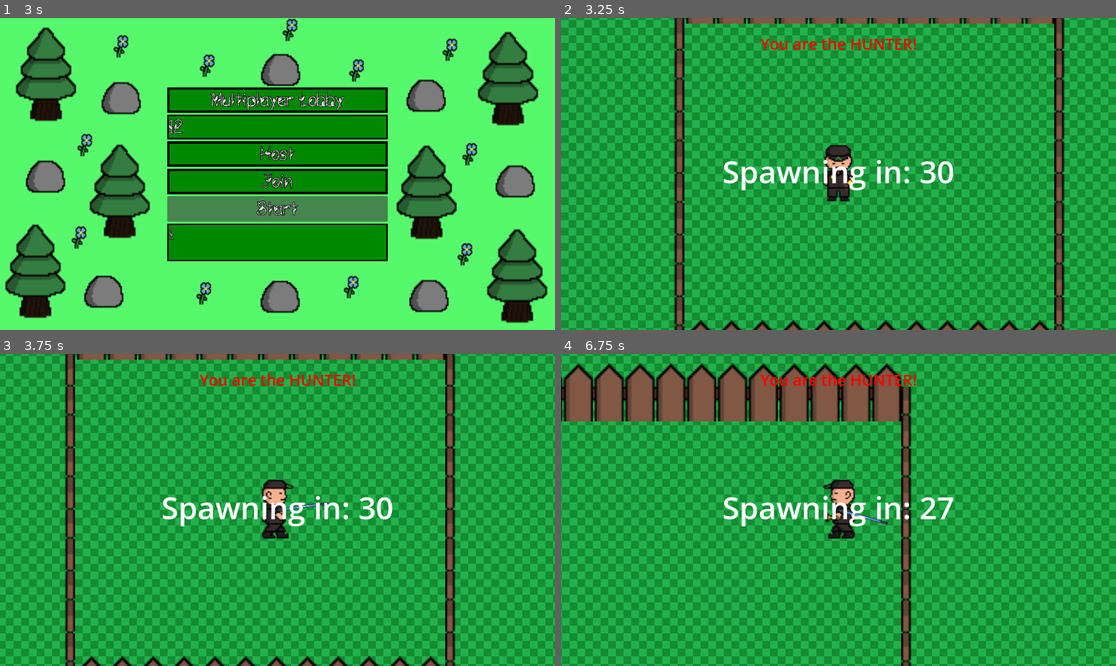
Above: before the commit, frames 1-4 (two rows, left to right).
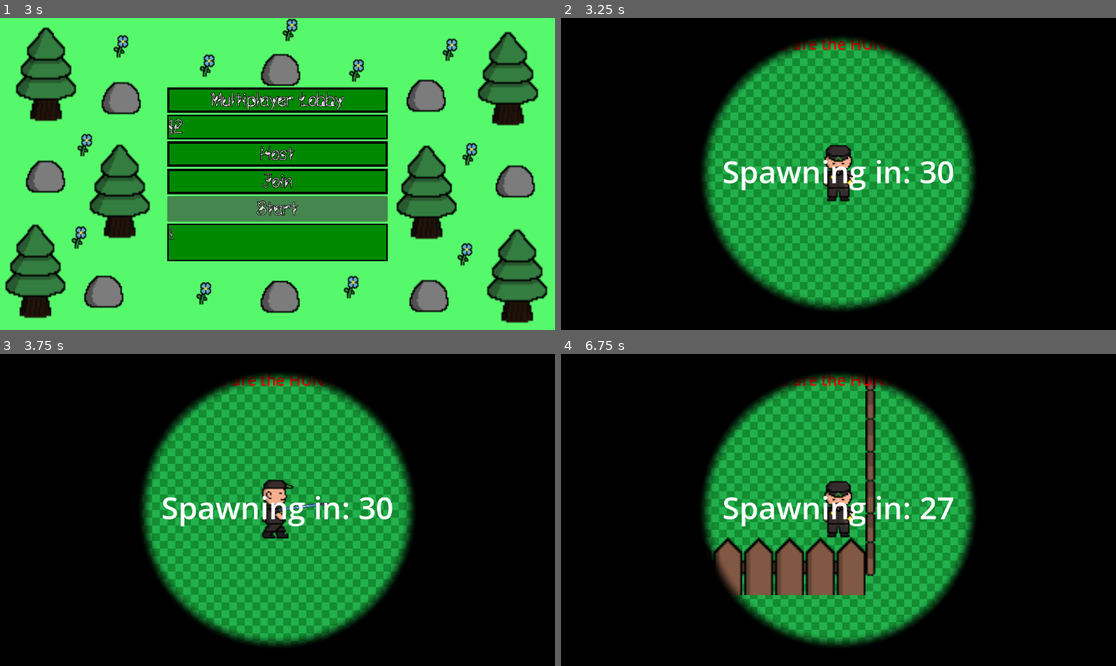
Above: after the commit, the same moments.

Repository: Ryu-Ong/prop
Game: Godot game, scene res://asset/Main_menu.tscn
The game is run twice, just before and just after one commit, with the same random seed, the same clock (stepped at 60 frames per second) and the same inputs. The engine's default icon, where the game draws it, is replaced by a stand-in: a white triangle on a blue panel in a dark square.
Inputs (mouse positions are in pixels of both pictures, inside the frame that each line leads up to):
- Up to frame 1 (3 s): click "Start game" at 0.5 s; click (277, 127) at 1.27 s; type "12" at 1.35 s; click "Host" at 2 s; click "Start" at 2.75 s
- Up to frame 2 (3.25 s): no input
- Up to frame 3 (3.75 s): move the mouse to (399, 494) at 3.52 s; press the mouse at (399, 494) at 3.53 s; hold Right (hunter_right) from 3.53 s (still down)
- Up to frame 4 (6.75 s): move the mouse to (727, 525) at 4.27 s; release Right (hunter_right) at 4.28 s; release the mouse at (727, 525) at 4.28 s; hold Down (hunter_down) 4.28-5.03 s; click (727, 525) at 4.35 s; move the mouse to (894, 441) at 5.02 s; press the mouse at (894, 441) at 5.03 s; hold Right (hunter_right) 5.03-5.78 s; move the mouse to (810, 572) at 5.77 s; release the mouse at (810, 572) at 5.78 s; hold Up (hunter_up) 5.78-6.53 s; click (810, 572) at 5.85 s; move the mouse to (1005, 556) at 6.52 s; press the mouse at (1005, 556) at 6.53 s; hold Left (hunter_left) from 6.53 s (still down)

Frame 1 is identical in both runs. In frame 2, 69% of the frame differs, in the area x 0-100%, y 0-100%; in frame 3, 69%; in frame 4, 87%.

Commit message:
hunter stuff

Diff:
--- a/Hider.gd
+++ b/Hider.gd
@@ -21,12 +21,11 @@
 	position = pos
 
 func _on_area_2d_area_entered(area: Area2D) -> void:
-	# only the hider's own machine decides if they got hit
 	if not is_multiplayer_authority():
 		return
 	if area.name == "Baton":
 		die.rpc()
 
-@rpc("authority", "call_local", "reliable")
+@rpc("any_peer", "call_local", "reliable")
 func die():
-	get_tree().change_scene_to_file("res://hunters_win.tscn")
+	Global.report_death(int(str(name)))
--- a/TestTree.gd
+++ b/TestTree.gd
@@ -1,18 +1,4 @@
 extends StaticBody2D
 
-
-# Called when the node enters the scene tree for the first time.
 func _ready() -> void:
-	pass # Replace with function body.
-
-
-# Called every frame. 'delta' is the elapsed time since the previous frame.
-func _process(delta: float) -> void:
-	pass
-
-
-func _on_area_2d_area_entered(area: Area2D) -> void:
-	if area.name == "Baton":
-		queue_free()
-
-	pass # Replace with function body.
+	add_to_group("props")
--- a/attack.gd
+++ b/attack.gd
@@ -4,6 +4,7 @@
 @onready var hitbox = $Baton/CollisionShape2D
 
 var canHit = true
+var is_stunned = false
 
 func _ready() -> void:
 	baton.visible = false
@@ -11,11 +12,16 @@
 	hitbox.disabled = true
 
 func _physics_process(delta: float) -> void:
-	# only the hunter who owns this controls the attack
 	if not is_multiplayer_authority():
 		return
+	if get_parent().local_only:
+		return
+	if is_stunned:
+		return
 	look_at(get_global_mouse_position())
-	broadcast_rotation.rpc(rotation)
+	for peer_id in Global.in_game_peers:
+		if peer_id != multiplayer.get_unique_id():
+			broadcast_rotation.rpc_id(peer_id, rotation)
 	if Input.is_action_pressed("Baton"):
 		fire.rpc()
 
@@ -25,13 +31,44 @@
 
 @rpc("authority", "call_local", "reliable")
 func fire():
-	if canHit:
-		canHit = false
-		hitbox.disabled = false
-		baton.visible = true
-		baton.monitoring = true
-		await get_tree().create_timer(0.5).timeout
-		baton.visible = false
-		baton.monitoring = false
-		hitbox.disabled = true
-		canHit = true
+	if not canHit:
+		return
+	canHit = false
+	hitbox.disabled = false
+	baton.visible = true
+	baton.monitoring = true
+	var tree = get_tree()
+	await tree.physics_frame
+	await tree.physics_frame
+	if not is_inside_tree():
+		return
+	if is_multiplayer_authority():
+		var hit_hider = false
+		for area in baton.get_overlapping_areas():
+			var owner_node = area.get_parent()
+			if owner_node and owner_node.has_method("die"):
+				owner_node.die.rpc()
+				hit_hider = true
+		if not hit_hider:
+			for body in baton.get_overlapping_bodies():
+				if body is StaticBody2D or body is TileMapLayer:
+					stun.rpc()
+					break
+	await tree.create_timer(0.5).timeout
+	if not is_inside_tree():
+		return
+	baton.visible = false
+	baton.monitoring = false
+	hitbox.disabled = true
+	canHit = true
+
+@rpc("authority", "call_local", "reliable")
+func stun():
+	is_stunned = true
+	get_parent().set_stunned(true)
+	var tree = get_tree()
+	await tree.create_timer(3.0).timeout
+	if not is_inside_tree():
+		return
+	is_stunned = false
+	get_parent().set_stunned(false)
--- a/character_body_2d.gd
+++ b/character_body_2d.gd
@@ -6,17 +6,26 @@
 @onready var camera = $Camera2D
 
 var last_position = Vector2.ZERO
+var is_stunned = false
+var local_only = false
 
 func _ready():
+	$FovOverlay.visible = is_multiplayer_authority()
 	camera.enabled = is_multiplayer_authority()
 	collision_layer = 2
 	collision_mask = 1
 
+func set_stunned(value: bool):
+	is_stunned = value
+
 func _physics_process(delta: float) -> void:
 	if is_multiplayer_authority():
-		var direction = Input.get_vector("hunter_left", "hunter_right", "hunter_up", "hunter_down")
-		velocity = direction * SPEED
-		move_and_slide()
+		if is_stunned:
+			velocity = Vector2.ZERO
+		else:
+			var direction = Input.get_vector("hunter_left", "hunter_right", "hunter_up", "hunter_down")
+			velocity = direction * SPEED
+			move_and_slide()
 		broadcast_position.rpc(position)
 
 	var move_delta = position - last_position
--- a/global.gd
+++ b/global.gd
@@ -1,13 +1,13 @@
 extends Node
 
 var my_role = "hider"
-var all_roles = {}  # {peer_id: "hunter" or "hider"}
-var in_game_peers = []  # server-side: peers whose game scene is loaded
+var all_roles = {}
+var in_game_peers = []
+var dead_hiders = []
 
 func _ready():
 	multiplayer.peer_disconnected.connect(func(id): in_game_peers.erase(id))
 
-# called by node_2d.gd when the game scene loads on any peer
 func enter_game():
 	if multiplayer.is_server():
 		_register(multiplayer.get_unique_id())
@@ -18,21 +18,22 @@
 func _register_rpc():
 	_register(multiplayer.get_remote_sender_id())
 
-# server only: handles a peer arriving in the game scene
 func _register(id: int):
 	if not multiplayer.is_server():
 		return
 	if in_game_peers.has(id):
 		return
-	# cross-spawn: existing peers spawn the newcomer, newcomer spawns existing peers
 	for peer_id in in_game_peers:
 		_spawn_on(peer_id, id)
 		_spawn_on(id, peer_id)
 	in_game_peers.append(id)
-	# newcomer spawns themselves
 	_spawn_on(id, id)
+	_update_peer_list.rpc(in_game_peers)
 
-# spawn `spawn_id`'s player on `target_peer`'s machine
+@rpc("authority", "call_remote", "reliable")
+func _update_peer_list(peers: Array):
+	in_game_peers = peers
+
 func _spawn_on(target_peer: int, spawn_id: int):
 	if target_peer == multiplayer.get_unique_id():
 		_do_spawn(spawn_id)
@@ -47,3 +48,37 @@
 	var scene_root = get_tree().current_scene
 	if scene_root and scene_root.has_method("spawn_player"):
 		scene_root.spawn_player(spawn_id)
+
+# ---- death handling ----
+
+func report_death(id: int):
+	if dead_hiders.has(id):
+		return
+	dead_hiders.append(id)
+
+	var scene = get_tree().current_scene
+	if scene and scene.has_node(str(id)):
+		var node = scene.get_node(str(id))
+		# if it's MY player that died, set up a spectator view first
+		if id == multiplayer.get_unique_id():
+			var cam = Camera2D.new()
+			cam.position = node.position
+			scene.add_child(cam)
+			cam.make_current()
+			var label = Label.new()
+			label.text = "You died! Spectating..."
+			label.modulate = Color(1, 0.3, 0.3)
+			label.add_theme_font_size_override("font_size", 32)
+			label.set_anchors_preset(Control.PRESET_CENTER_TOP)
+			label.position = Vector2(-150, 20)
+			if scene.has_node("UI"):
+				scene.get_node("UI").add_child(label)
+		node.queue_free()
+
+	# hunters win when every hider is dead
+	var total_hiders = 0
+	for pid in all_roles:
+		if all_roles[pid] == "hider":
+			total_hiders += 1
+	if dead_hiders.size() >= total_hiders:
+		get_tree().change_scene_to_file("res://hunters_win.tscn")
--- /dev/null
+++ b/hunter.gdshader
@@ -0,0 +1,15 @@
+shader_type canvas_item;
+
+uniform float radius : hint_range(0.0, 1.0) = 0.4;
+uniform float softness : hint_range(0.0, 0.5) = 0.05;
+
+void fragment() {
+	float aspect = SCREEN_PIXEL_SIZE.y / SCREEN_PIXEL_SIZE.x;
+	vec2 uv = UV;
+	vec2 center = vec2(0.5, 0.5);
+	uv.x *= aspect;
+	center.x *= aspect;
+	float dist = distance(uv, center);
+	float alpha = smoothstep(radius, radius + softness, dist);
+	COLOR = vec4(0.0, 0.0, 0.0, alpha);
+}
--- a/hunter.tscn
+++ b/hunter.tscn
@@ -8,6 +8,7 @@
 [ext_resource type="Texture2D" uid="uid://b4jxx80tas3ds" path="res://asset/Security Guard walk up.png" id="6_dw050"]
 [ext_resource type="Script" uid="uid://daucm7h2b5xj2" path="res://attack.gd" id="7_gur1f"]
 [ext_resource type="Texture2D" uid="uid://d5x51xx6n0t6" path="res://icon.svg" id="8_sx8dt"]
+[ext_resource type="Shader" uid="uid://1dtbqj67p16e" path="res://hunter.gdshader" id="9_oc4tt"]
 
 [sub_resource type="RectangleShape2D" id="RectangleShape2D_hqtel"]
 size = Vector2(62, 116)
@@ -174,6 +175,11 @@
 
 [sub_resource type="RectangleShape2D" id="RectangleShape2D_oc4tt"]
 size = Vector2(106, 6)
+
+[sub_resource type="ShaderMaterial" id="ShaderMaterial_4moo6"]
+shader = ExtResource("9_oc4tt")
+shader_parameter/radius = 0.4
+shader_parameter/softness = 0.05
 
 [node name="hunter" type="CharacterBody2D" unique_id=1636324958]
 collision_layer = 3
@@ -199,7 +205,7 @@
 
 [node name="Baton" type="Area2D" parent="Attack" unique_id=1009607690]
 collision_layer = 4
-collision_mask = 4
+collision_mask = 5
 
 [node name="CollisionShape2D" type="CollisionShape2D" parent="Attack/Baton" unique_id=2079283018]
 position = Vector2(53, 0)
@@ -209,3 +215,14 @@
 position = Vector2(52.5, 0)
 scale = Vector2(0.8359375, 0.046874996)
 texture = ExtResource("8_sx8dt")
+
+[node name="FovOverlay" type="CanvasLayer" parent="." unique_id=1019998588]
+
+[node name="ColorRect" type="ColorRect" parent="FovOverlay" unique_id=1123617652]
+material = SubResource("ShaderMaterial_4moo6")
+anchors_preset = 15
+anchor_right = 1.0
+anchor_bottom = 1.0
+grow_horizontal = 2
+grow_vertical = 2
+color = Color(0, 0, 0, 1)
--- a/lobby.gd
+++ b/lobby.gd
@@ -48,6 +48,7 @@
 	if not multiplayer.is_server():
 		return
 	Global.in_game_peers.clear()
+	Global.dead_hiders.clear()
 	var all_peers = [multiplayer.get_unique_id()] + connected_peers
 	var hunter_id = all_peers[randi() % all_peers.size()]
 	var role_map = {}
Not shown, added: hunter.gdshader.uid
